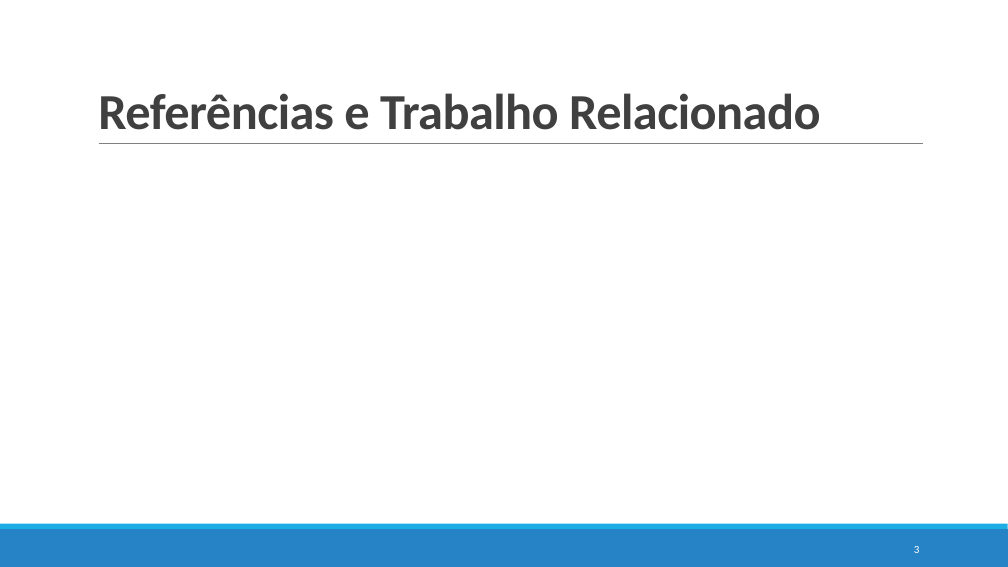
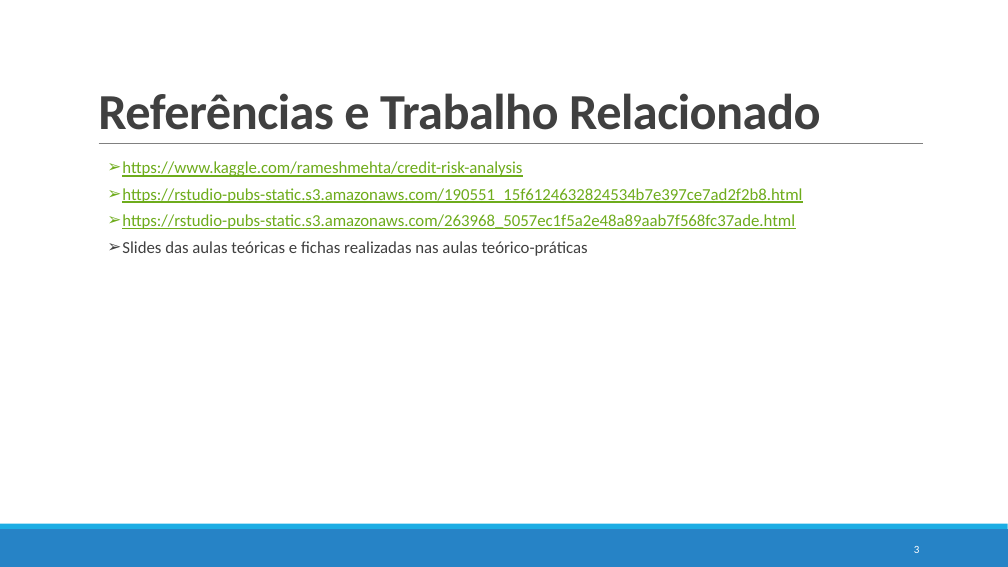
Before and after one commit to pedrovponte/IART-g39, a slide deck: slide 3 of proj2/docs/checkpoint.pptx. Drawn at 1008x567 pixels with LibreOffice and Linux fonts; fonts in the diff are those of the drawing. Boxes give left, top, right and bottom in pixels: in the first picture for what was removed or moved away, otherwise in the second. Text is boxed around its words. In the diff, an @@ line names an element or a change of style, - is before the commit and + after.

```diff
--- a/proj2/docs/checkpoint.pptx
+++ b/proj2/docs/checkpoint.pptx
@@ text added at <box>122,161,802,256</box>, 16 pt, text #6EAC1C, underline @@
+  ➢ https://www.kaggle.com/rameshmehta/credit-risk-analysis
+  ➢ https://rstudio-pubs-static.s3.amazonaws.com/190551_15f6124632824534b7e397ce7ad2f2b8.html
+  ➢ https://rstudio-pubs-static.s3.amazonaws.com/263968_5057ec1f5a2e48a89aab7f568fc37ade.html
+  ➢ Slides das aulas teóricas e fichas realizadas nas aulas teórico-práticas
```
Also in this commit, not shown: 4 other slides changed, 1 other file.
